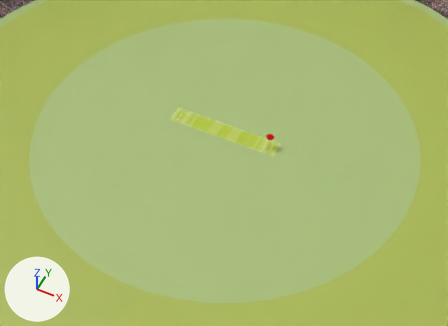
An edit to the Blender file RAW-Assets/Models/Ground.blend, drawn before and after from the same camera.
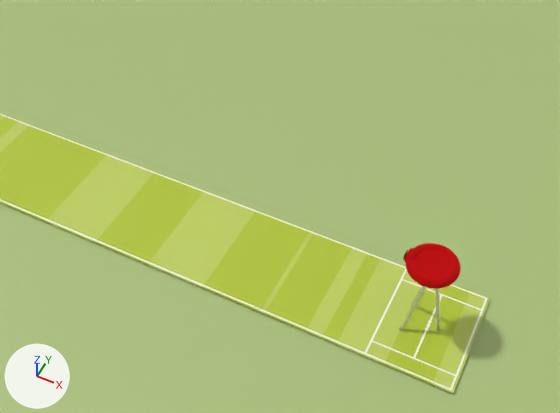
Old and new are each drawn from a 50 mm camera at (38.3, -77.0, 86.9) aimed at (2.3, -4.8, -3.2) and again close up from a 50 mm camera at (11.7, -13.6, 20.1) aimed at (4.1, 1.5, 1.1). The axes (+X, +Y, +Z) are drawn at lower left. The lights are the same throughout.

Script lines for the objects in view, before the commit:
```python
ob_ground = bpy.data.objects.new('Ground', me_cylinder)
ob_ground.location = (0.0, 0.0, 0.0)
ob_ground.scale = (65.0, 65.0, 0.01)
ob_machine1 = bpy.data.objects.new('Machine1', me_torus)
ob_machine1.location = (9.61, 0.0, 2.94)
ob_machine2 = bpy.data.objects.new('Machine2', me_cylinder_005)
ob_machine2.location = (9.61, 0.0, 2.94)
ob_tripod1 = bpy.data.objects.new('Tripod1', me_cylinder_001)
ob_tripod1.location = (9.66, 0.0, 2.94)
ob_tripod1.rotation_euler = (-0.175, 0.175, 0.0)  # degrees (-10, 10, 0)
ob_tripod2 = bpy.data.objects.new('Tripod2', me_cylinder_003)
ob_tripod2.location = (9.66, 0.0, 2.94)
ob_tripod2.rotation_euler = (0.0, -0.175, 0.0)  # degrees (0, -10, 0)
# also in view: 'Pitch' at (0.0, 0.0, 0.1)
```
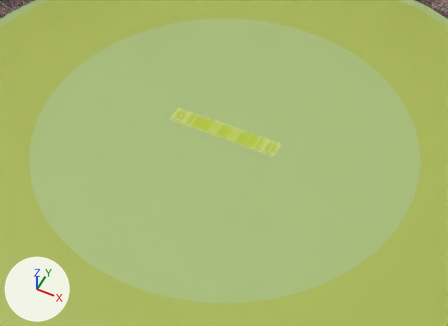
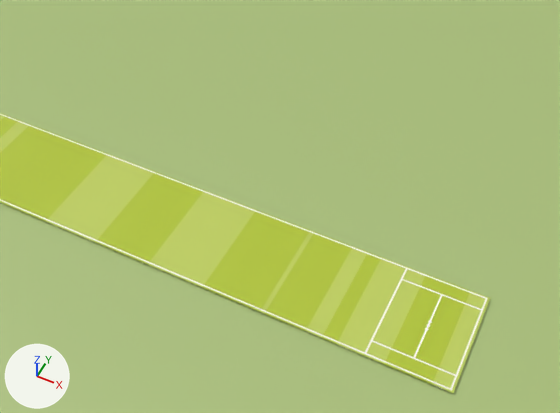
Location of each change, (x1, y1, x2, y2) in pixels of the close-ups (560 x 413 px):
'Machine1', deleted (red): before (404, 243, 461, 288)
'Machine2', deleted (red): before (416, 249, 452, 277)
'Tripod1', deleted: before (399, 286, 427, 331)

The change, as a list of edits to the scene's bpy script:
```text
Remove ob_tripod1:
    ob_tripod1 = bpy.data.objects.new('Tripod1', me_cylinder_001)
    ob_tripod1.location = (9.66, 0.0, 2.94)
    ob_tripod1.rotation_euler = (-0.175, 0.175, 0.0)  # degrees (-10, 10, 0)
Remove ob_tripod2:
    ob_tripod2 = bpy.data.objects.new('Tripod2', me_cylinder_003)
    ob_tripod2.location = (9.66, 0.0, 2.94)
    ob_tripod2.rotation_euler = (0.0, -0.175, 0.0)  # degrees (0, -10, 0)
Remove ob_machine1:
    ob_machine1 = bpy.data.objects.new('Machine1', me_torus)
    ob_machine1.location = (9.61, 0.0, 2.94)
Remove ob_machine2:
    ob_machine2 = bpy.data.objects.new('Machine2', me_cylinder_005)
    ob_machine2.location = (9.61, 0.0, 2.94)
```
